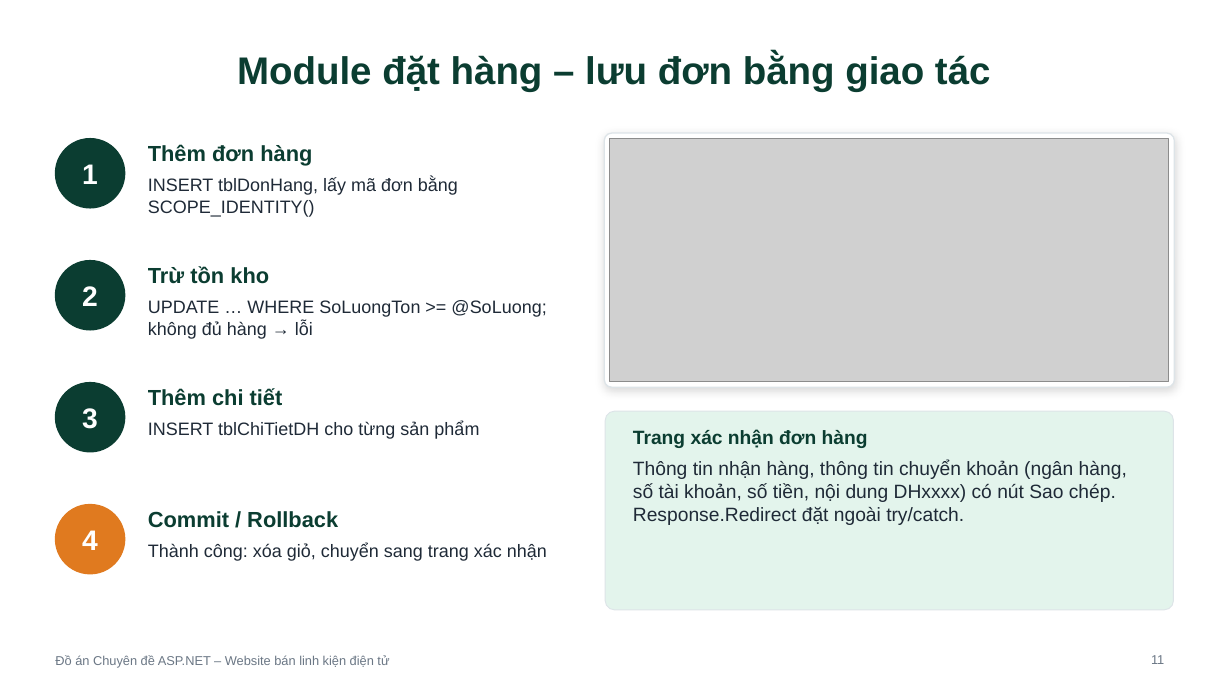
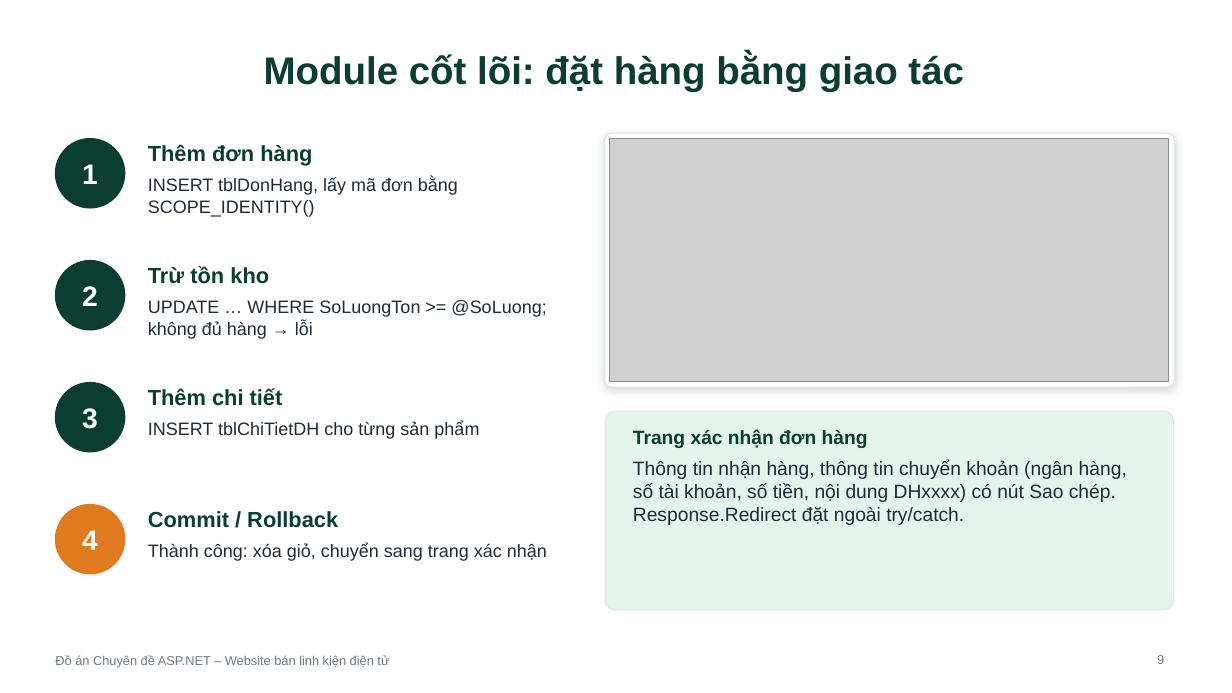
Before and after one commit to btduy10/ASPNET, a slide deck: slide 9 of thesis/abs/TrinhChieu_WebsiteBanLinhKien.pptx (slide 11 before the commit). Drawn at 1232x693 pixels with LibreOffice and Linux fonts; fonts in the diff are those of the drawing; grey boxes stand for pictures. Boxes give left, top, right and bottom in pixels: in the first picture for what was removed or moved away, otherwise in the second. Text is boxed around its words. In the diff, an @@ line names an element or a change of style, - is before the commit and + after.

```diff
--- a/thesis/abs/TrinhChieu_WebsiteBanLinhKien.pptx
+++ b/thesis/abs/TrinhChieu_WebsiteBanLinhKien.pptx
@@ title at <box>264,54,964,92</box>: text changed @@
-Module đặt hàng – lưu đơn bằng giao tác
+Module cốt lõi: đặt hàng bằng giao tác
@@ page number at <box>1157,655,1164,664</box>: text changed @@
-11
+9
```
Also in this commit, not shown: 4 other slides changed, 2 slides added, 5 slides removed.
